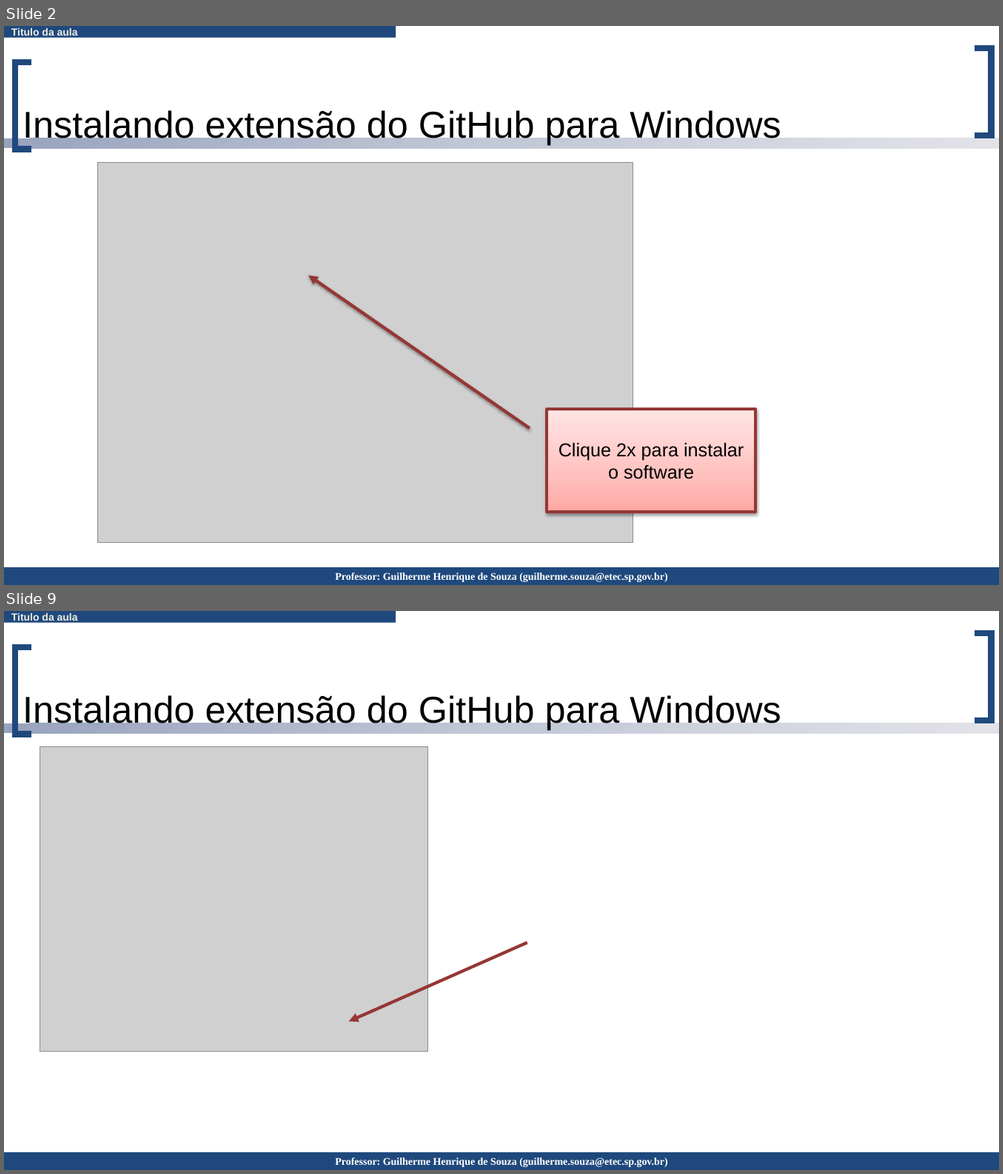
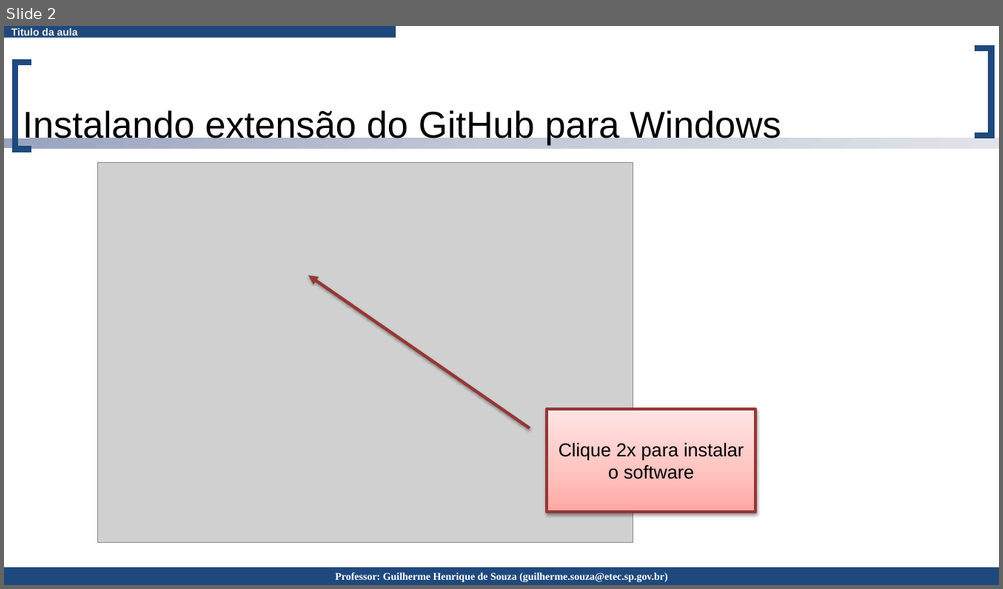
Before and after one commit to guilhermehsouza/Aulas, a slide deck: ProjetoBS - Parte 2 - Instalando extensão do GitHub para Windows.pptx. Shown one above the other, each under a label of ours: slides 2 and 9 before the commit, slide 2 after it; the slides between them are not shown. The pictures are 1003x1174 and 1003x589 pixels, drawn with LibreOffice and Linux fonts; fonts in the diff are those of the drawing; grey boxes stand for pictures. Boxes give left, top, right and bottom in pixels: in the first picture for what was removed or moved away, otherwise in the second. Text is boxed around its words. In the diff, an @@ line names an element or a change of style, - is before the commit and + after.

```diff
--- a/ProjetoBS - Parte 2 - Instalando extensão do GitHub para Windows.pptx
+++ b/ProjetoBS - Parte 2 - Instalando extensão do GitHub para Windows.pptx
@@ slide 9 removed at (x1=4, y1=611, x2=999, y2=1170), background #FFFFFF; not listed: 5 template elements that a slide beside it also shows @@
@@ title removed at (x1=22, y1=695, x2=780, y2=730) @@
-Instalando extensão do GitHub para Windows
@@ picture removed at (x1=40, y1=747, x2=428, y2=1051) @@
@@ arrow removed from (527, 943) to (349, 1022) @@
```
Also in this commit, not shown: 9 slides changed.
